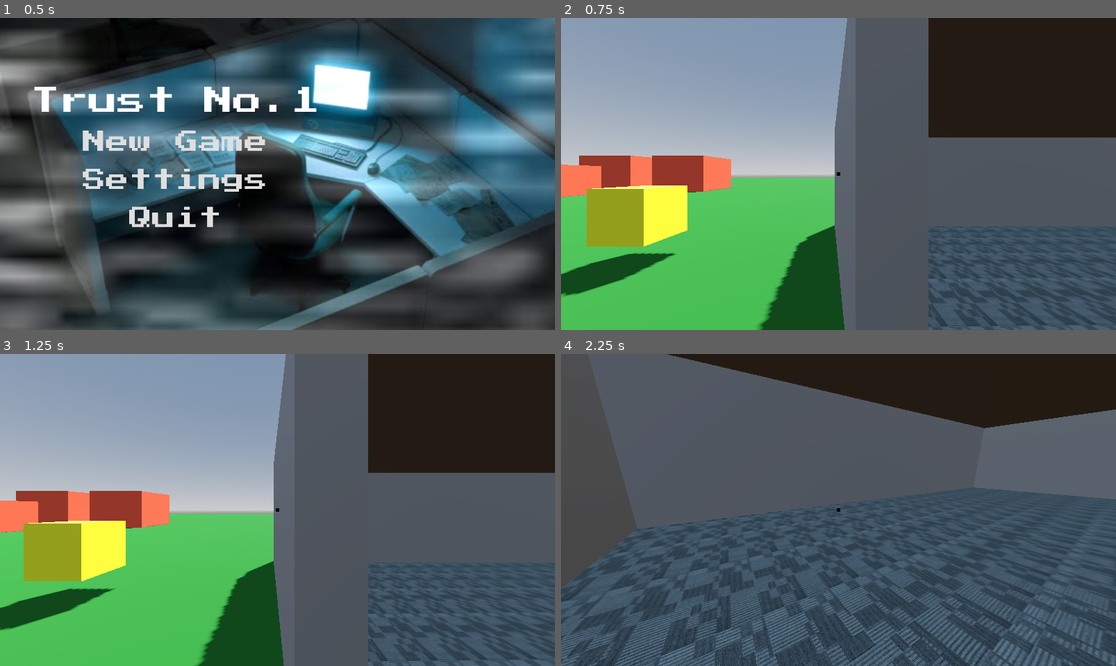
Above: before the commit, frames 1-4 (two rows, left to right).
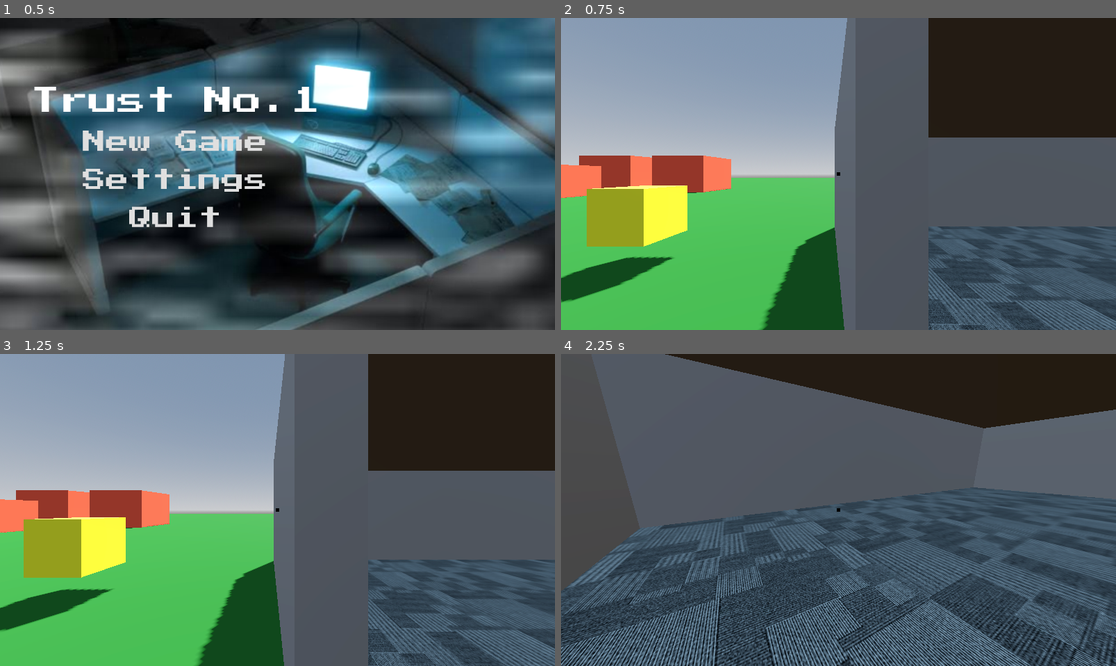
Above: after the commit, the same moments.

Repository: mitchglitchisdabestg/trust-no.-1game-jam
Game: Godot game, scene res://Scenes/main_menu/main_menu.tscn
The game is run twice, just before and just after one commit, with the same random seed, the same clock (stepped at 60 frames per second) and the same inputs.
Inputs (mouse positions are in pixels of both pictures, inside the frame that each line leads up to):
- Up to frame 1 (0.5 s): no input
- Up to frame 2 (0.75 s): click "New Game" at 0.5 s
- Up to frame 3 (1.25 s): no input
- Up to frame 4 (2.25 s): move the mouse to (866, 510) at 1.27 s; hold C (Crouch) 1.28-2.03 s; hold W (Up) from 1.28 s (still down); tap Space (Jump) at 1.52 s; move the mouse to (810, 510) at 2.02 s; tap E (Interact) at 2.1 s

Frame 1 is identical in both runs. In frame 2, 3.5% of the frame differs, in the area x 0-100%, y 54-100%; in frame 3, 3.9%; in frame 4, 20%, in the area x 0-100%, y 0-100%.

Commit message:
Fixed the texture materials by changing the triplanar scale, to make the textures look nicer

Diff:
--- a/Scenes/world/world.tscn
+++ b/Scenes/world/world.tscn
@@ -6,6 +6,7 @@
 [ext_resource type="Script" uid="uid://dcj47mwsibkwy" path="res://Scripts/basic_interact_script.gd" id="3_qgrml"]
 [ext_resource type="PackedScene" uid="uid://5tsawn866bsp" path="res://Scenes/pause_menu/pause_menu.tscn" id="4_fbtbp"]
 [ext_resource type="Texture2D" uid="uid://dniv0e0ahvls2" path="res://Assets/Textures/Screenshot 2026-08-27 175152.png" id="6_nhnx1"]
+[ext_resource type="Texture2D" uid="uid://lh51yjnn3iqk" path="res://Assets/Textures/Screenshot 2026-08-27 183541.png" id="7_x8qfb"]
 
 [sub_resource type="ProceduralSkyMaterial" id="ProceduralSkyMaterial_sl2e5"]
 sky_horizon_color = Color(0.66224277, 0.6717428, 0.6867428, 1)
@@ -33,7 +34,17 @@
 diffuse_mode = 3
 albedo_color = Color(0.8901961, 0.9764706, 0.98039216, 1)
 albedo_texture = ExtResource("6_nhnx1")
+uv1_scale = Vector3(0.4, 0.4, 0.4)
 uv1_triplanar = true
+uv1_world_triplanar = true
+
+[sub_resource type="StandardMaterial3D" id="StandardMaterial3D_o0828"]
+albedo_color = Color(0.78352344, 0.7835234, 0.7835234, 1)
+albedo_texture = ExtResource("7_x8qfb")
+uv1_scale = Vector3(0.3, 0.3, 0.3)
+uv1_triplanar = true
+uv1_world_triplanar = true
+uv2_scale = Vector3(0.4, 0.4, 0.4)
 
 [node name="World" type="Node3D" unique_id=1014660479]
 
@@ -47,7 +58,7 @@
 [node name="Level" type="Node3D" parent="." unique_id=1191396916]
 
 [node name="Floor" parent="Level" unique_id=477003862 instance=ExtResource("1_sl2e5")]
-transform = Transform3D(18.01148, 0, 0, 0, 5, 0, 0, 0, 16.642904, 0.041467667, 9.536743e-07, -0.016456604)
+transform = Transform3D(18.01148, 0, 0, 0, 5, 0, 0, 0, 16.642904, 0.09275055, -0.06924391, -0.0822463)
 
 [node name="Box" parent="Level" unique_id=646383262 instance=ExtResource("2_6m72w")]
 transform = Transform3D(5, 0, 0, 0, 5, 0, 0, 0, 5, -11.119946, -1.3180285, -3.4849281)
@@ -189,4 +200,4 @@
 transform = Transform3D(-0.016562432, -0.5586005, 6.951722e-09, -4.3034003e-08, 4.282553e-09, 0.99999976, -0.99986285, 0.009253052, -4.3155048e-08, 31.310234, -0.111258864, 3.6724463)
 use_collision = true
 size = Vector3(12.527718, 22.804806, 0.27563477)
-material = SubResource("StandardMaterial3D_x8qfb")
+material = SubResource("StandardMaterial3D_o0828")
Binary file added: Assets/Textures/Screenshot 2026-08-27 183541.png
Not shown, added: Assets/Textures/Screenshot 2026-08-27 183541.png.import
